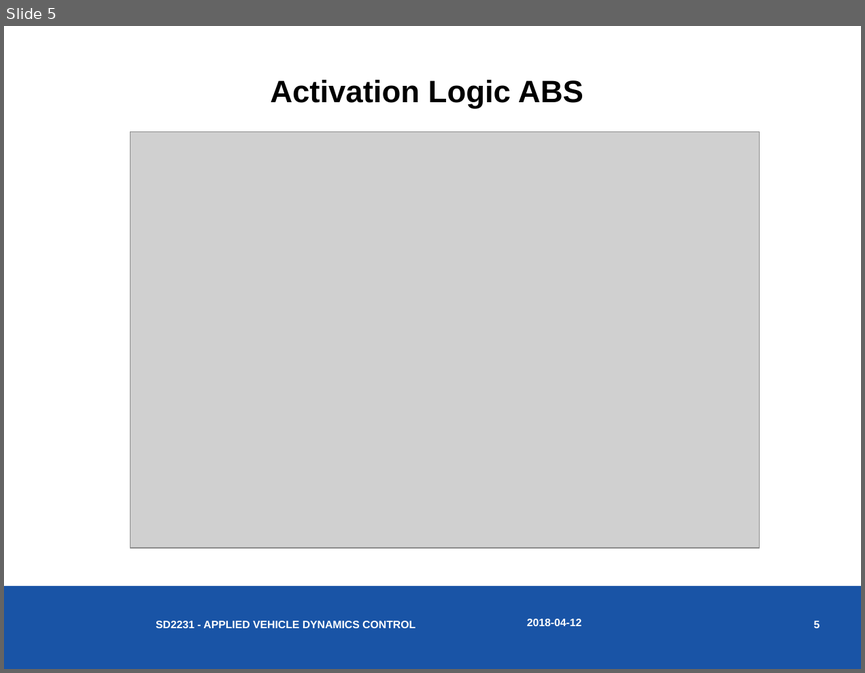
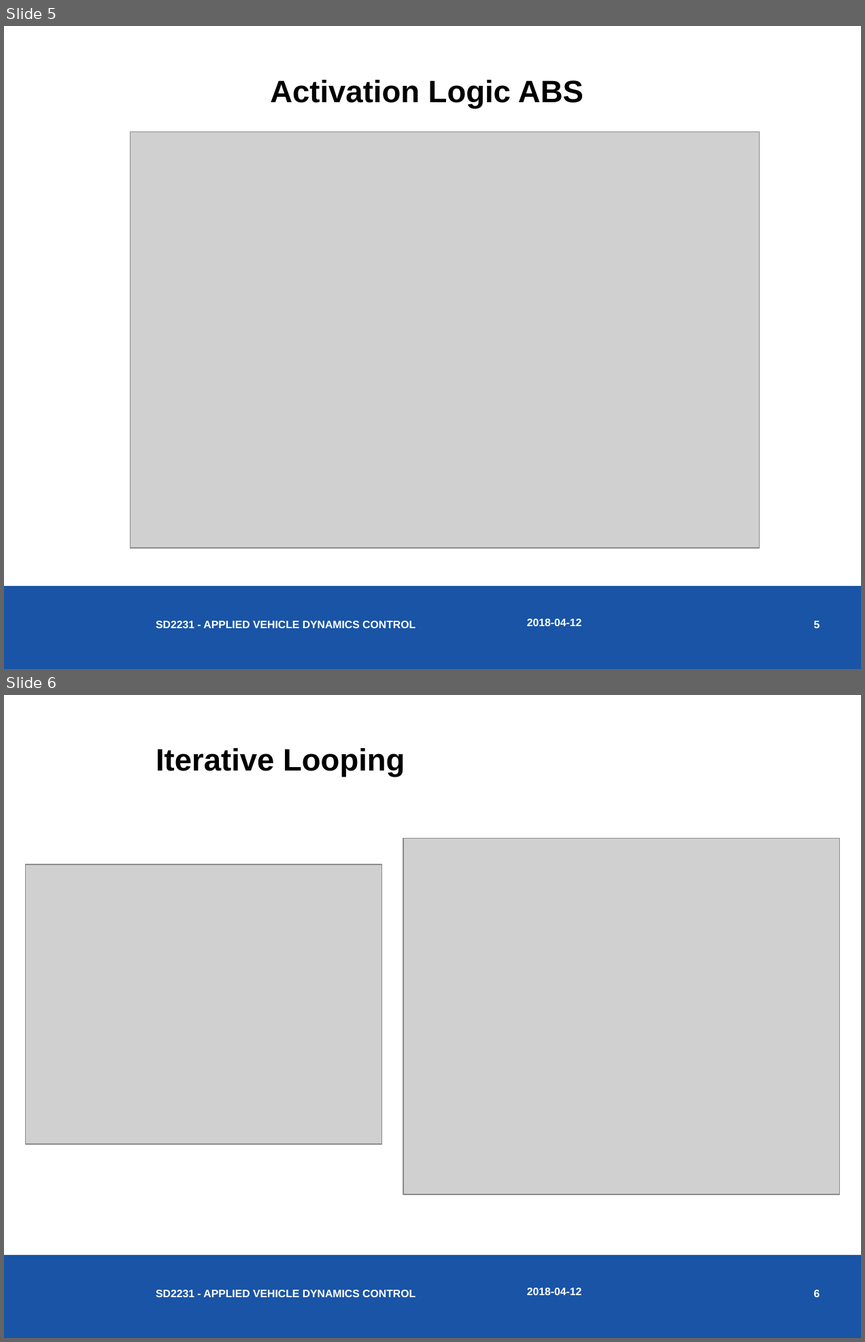
Before and after one commit to asgardus/AVDC, a slide deck: Rail/SD2231-Lab1_Group4.pptx. Shown one above the other, each under a label of ours: slide 5 before the commit, slides 5 and 6 after it. The pictures are 865x673 and 865x1342 pixels, drawn with LibreOffice and Linux fonts; fonts in the diff are those of the drawing; grey boxes stand for pictures. Boxes give left, top, right and bottom in pixels: in the first picture for what was removed or moved away, otherwise in the second. Text is boxed around its words. In the diff, an @@ line names an element or a change of style, - is before the commit and + after.

```diff
--- a/Rail/SD2231-Lab1_Group4.pptx
+++ b/Rail/SD2231-Lab1_Group4.pptx
@@ slide 6 added at (4, 695, 861, 1338), background #FFFFFF; not listed: 1 template element that a slide beside it also shows @@
@@ title added at (156, 748, 405, 777), 26 pt, text #000000, bold @@
+Iterative Looping
@@ picture added at (403, 838, 839, 1193) @@
@@ picture added at (26, 864, 382, 1144) @@
@@ text added at (156, 1289, 415, 1297), 9 pt, text #FFFFFF, bold @@
+SD2231 - APPLIED VEHICLE DYNAMICS CONTROL
@@ text added at (527, 1287, 582, 1295), 9 pt, text #FFFFFF, bold @@
+2018-04-12
@@ page number added at (814, 1289, 820, 1297), 9 pt, text #FFFFFF, bold @@
+6
```
Also in this commit, not shown: 4 slides changed, 3 other slides added, 6 other files.
